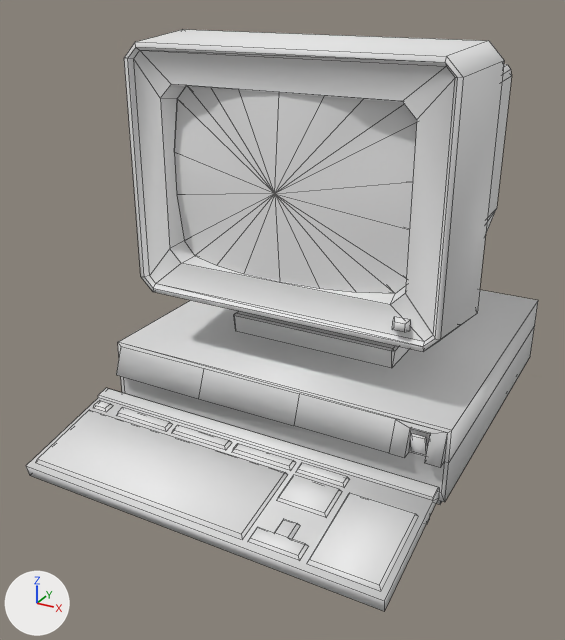
One commit to the Blender file resources/meshes/static/1980Computer.blend: the scene before it, then after it.
Rendered twice from a camera (50 mm lens) standing at (0.456, -1.036, 0.608) and looking at (-0.026, -0.16, 0.17). Every picture has the same lights, and +X, +Y and +Z are marked at lower left. Mesh edges are drawn as thin lines.

Objects in the first picture: '1980Computer', '1980Keyboard', '1980Monitor', '1980Screen'.
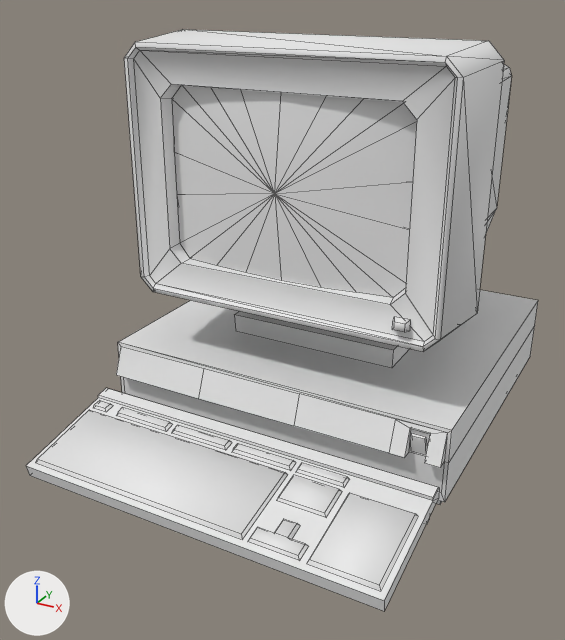
What differs and where, as boxes [x1, y1, x2, y2] in the pictures (565 x 640 px; the box of a moved part takes in the faces that stretch with it):
'1980Screen', reshaped: before [174, 86, 417, 294]; after [172, 85, 417, 298]
part 1 of me_1980keyboard, shading changed: [26, 388, 439, 611] in both
part 2 of me_1980monitor, moved or reshaped: [137, 30, 512, 368] in both
part 3 of me_1980computer, shading changed: [116, 290, 538, 504] in both
part 4 of me_1980screen, moved or reshaped: before [174, 86, 417, 194]; after [172, 85, 417, 194]
part 5 of me_1980screen, moved or reshaped: before [177, 194, 410, 294]; after [177, 194, 410, 298]

What changed in the scene script:
```text
Change me_1980keyboard:
    where me_1980keyboard.from_pydata(...)  # 110 vertices, 73 faces; spans x -0.26..0.246, y -0.437..-0.267, z 0.0..0.056
    used by ob_1980keyboard; location = (0.0, 0.0, 0.0)
    me_1980keyboard part 1: edges marked sharp go from 0 to 78
Change me_1980monitor:
    used by ob_1980monitor; location = (0.0, 0.0, 0.0)
    remove me_1980monitor.from_pydata(...)  # 129 vertices, 140 faces; spans x -0.228..0.229, y -0.23..0.239, z 0.115..0.542
    add me_1980monitor.from_pydata(...)  # 117 vertices, 144 faces; spans x -0.228..0.229, y -0.23..0.239, z 0.115..0.542
    me_1980monitor part 2
    20 vertices are removed from x -0.176..0.177, y -0.124..0.23, z 0.141..0.484
    51 faces are deleted
    8 vertices are added at x -0.172..0.173, y -0.122..0.23, z 0.142..0.481
    55 new faces join them
Change me_1980computer:
    where me_1980computer.from_pydata(...)  # 53 vertices, 46 faces; spans x -0.261..0.246, y -0.253..0.227, z 0.0..0.115
    used by ob_1980computer; location = (0.0, 0.0, 0.0)
    me_1980computer part 3: edges marked sharp go from 0 to 72
Change me_1980screen:
    where me_1980screen.from_pydata(...)  # 23 vertices, 22 faces; spans x -0.166..0.167, y -0.228..-0.19, z 0.251..0.485
    used by ob_1980screen; location = (0.0, 0.0, 0.0)
    before: 4 (0.058, -0.213, 0.485) at pixel (324, 95), 5 (0.001, -0.216, 0.485) at pixel (279, 92), 9 (-0.056, -0.213, 0.485) at pixel (238, 89)
    before: 15 (-0.054, -0.214, 0.251) at pixel (243, 273), 16 (0.001, -0.216, 0.251) at pixel (279, 281), 17 (0.056, -0.214, 0.251) at pixel (319, 288)
    me_1980screen part 4
    add for i in [4, 5, 9]: me_1980screen.vertices[i].co += Vector((0.0, 0.004, 0.0))
    me_1980screen.vertices[0].co: (0.166, -0.19, 0.463) -> (0.167, -0.2, 0.465)
    me_1980screen.vertices[1].co: (0.148, -0.192, 0.482) -> (0.15, -0.201, 0.483)
    me_1980screen.vertices[6].co: (-0.165, -0.19, 0.463) -> (-0.166, -0.2, 0.465)  # pixel (177, 98) -> pixel (171, 98)
    me_1980screen.vertices[7].co: (-0.147, -0.192, 0.482) -> (-0.148, -0.201, 0.483)  # pixel (186, 85) -> pixel (181, 84)
    me_1980screen part 5
    add for i in [15, 16, 17]: me_1980screen.vertices[i].co += Vector((0.0, 0.004, 0.0))
    me_1980screen.vertices[12].co: (-0.165, -0.19, 0.273) -> (-0.166, -0.2, 0.271)  # pixel (184, 240) -> pixel (179, 243)
    me_1980screen.vertices[13].co: (-0.147, -0.192, 0.254) -> (-0.148, -0.202, 0.253)  # pixel (194, 255) -> pixel (189, 258)
    me_1980screen.vertices[20].co: (0.166, -0.19, 0.273) -> (0.167, -0.2, 0.271)
    me_1980screen.vertices[21].co: (0.148, -0.192, 0.254) -> (0.15, -0.202, 0.253)  # pixel (395, 293) -> pixel (393, 297)
```
